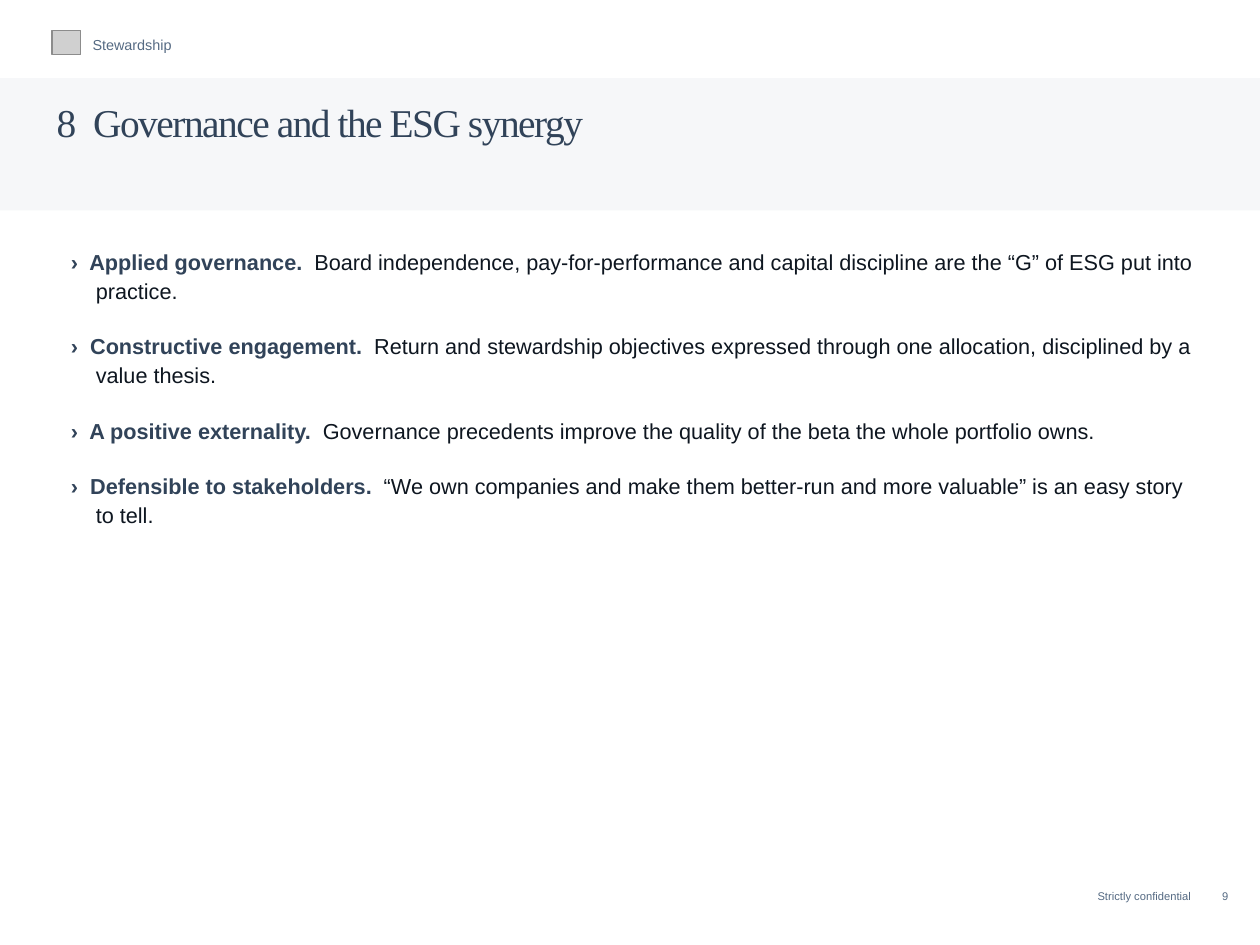
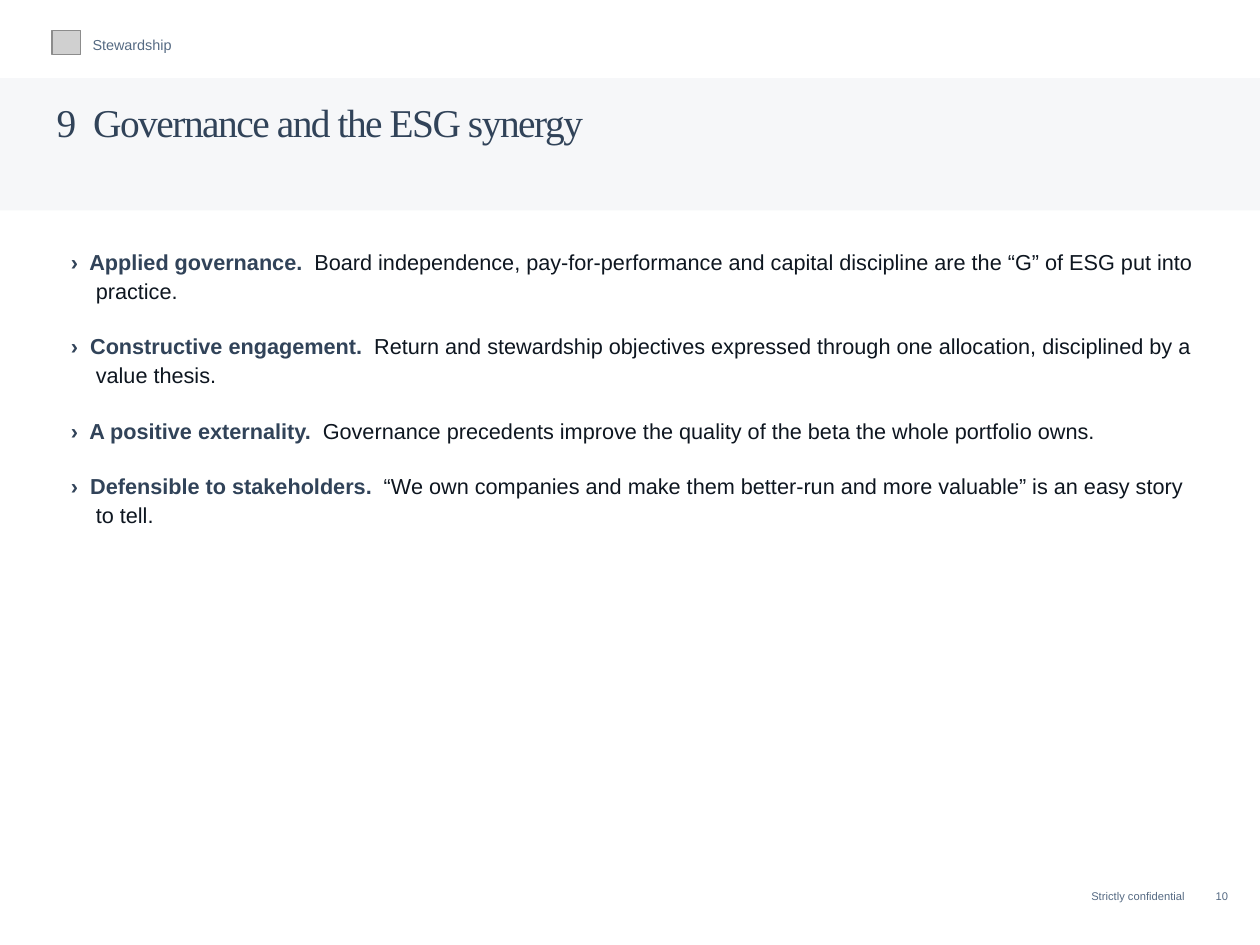
Before and after one commit to charette-lab/Claude, a slide deck: slide 12 of Athanase_Engaged_Ownership_Allocator_Deck.pptx (slide 11 before the commit). Drawn at 1260x945 pixels with LibreOffice and Linux fonts; fonts in the diff are those of the drawing; grey boxes stand for pictures. Boxes give left, top, right and bottom in pixels: in the first picture for what was removed or moved away, otherwise in the second. Text is boxed around its words. In the diff, an @@ line names an element or a change of style, - is before the commit and + after.

```diff
--- a/Athanase_Engaged_Ownership_Allocator_Deck.pptx
+++ b/Athanase_Engaged_Ownership_Allocator_Deck.pptx
@@ text at (x1=57, y1=109, x2=583, y2=145): text changed @@
-8 Governance and the ESG synergy
+9 Governance and the ESG synergy
@@ text at (x1=1091, y1=892, x2=1228, y2=903): text changed @@
-Strictly confidential 9
+Strictly confidential 10
```
Also in this commit, not shown: 59 other slides changed, 1 slide added, 1 other file.
